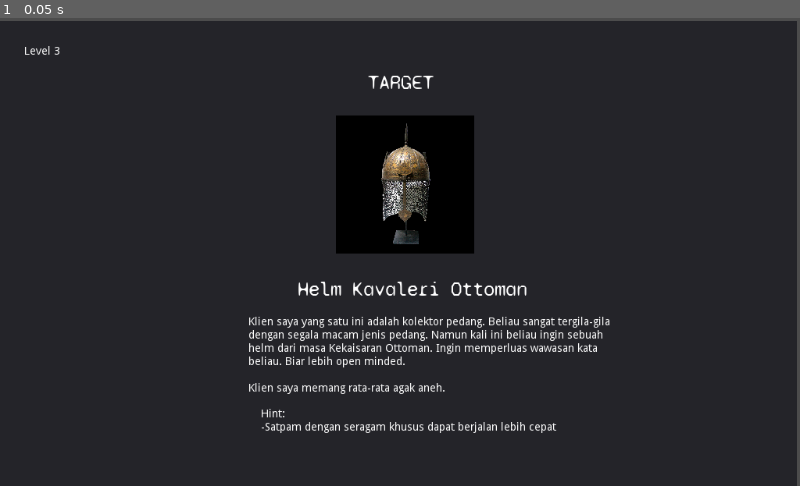
Above: before the commit, frame 1.
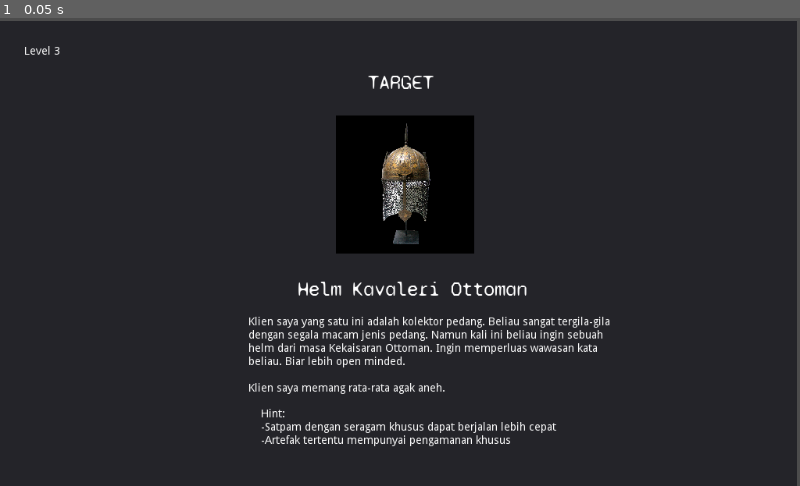
Above: after the commit, the same moment.

Repository: Langrisser001/Maling_GameJam
Game: Godot game, scene res://scenes/ObjLvl03.tscn
Same seed, same stepped clock (60 frames per second), same inputs: the game is played once before the commit and once after it. This scene is started directly instead of the project's main scene.
Inputs:
- Up to frame 1 (0.05 s): no input

The runs differ from the first frame. In frame 1, 0.3% of the frame differs, in the area x 32-64%, y 89-92%.

Commit message:
Obj Screen WIP

Diff:
--- a/scenes/ObjLvl03.tscn
+++ b/scenes/ObjLvl03.tscn
@@ -48,9 +48,13 @@
 margin_left = 334.0
 margin_top = 497.0
 margin_right = 712.0
-margin_bottom = 528.0
+margin_bottom = 570.0
 text = "Hint:
--Satpam dengan seragam khusus dapat berjalan lebih cepat"
+-Satpam dengan seragam khusus dapat berjalan lebih cepat
+-Artefak tertentu mempunyai pengamanan khusus"
+__meta__ = {
+"_edit_use_anchors_": false
+}
 
 [node name="TargetDesc" type="Label" parent="Panel"]
 margin_left = 318.0
